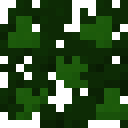
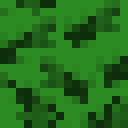
Layered file, before and after one edit (128x128). Changes by layer:
renamed "Layer #2" to "Layer #5", opacity 72% → 100%, blend normal → multiply, painted on it over bbox(0, 0, 128, 128)
removed layer "Layer #3" (was 17%) over bbox(24, 24, 120, 112)
removed layer "Layer copy #4" from group "Layer Group" over bbox(8, 16, 128, 120)
"Layer #1": opacity 24% → 100%, moved it into group "Layer Group", painted on it over bbox(0, 0, 128, 128)
added layer "Layer #13" in group "Layer Group" over bbox(0, 0, 40, 16)
added layer "Layer #12" in group "Layer Group" over bbox(16, 88, 72, 128)
added layer "Layer #11" in group "Layer Group" over bbox(80, 96, 128, 128)
added layer "Layer #10" in group "Layer Group" over bbox(96, 48, 128, 88)
added layer "Layer #9" in group "Layer Group" over bbox(64, 0, 120, 48)
added layer "Layer #8" in group "Layer Group" over bbox(0, 72, 32, 104)
added layer "Layer #7" in group "Layer Group" over bbox(40, 56, 96, 104)
added layer "Layer #6" in group "Layer Group" over bbox(0, 16, 56, 64)
showed "Layer", painted on it over bbox(0, 0, 128, 128)
removed layer "Layer copy" from group "Layer Group" over bbox(0, 8, 128, 128)
removed layer "Layer copy #2" from group "Layer Group" over bbox(0, 0, 128, 128)
removed layer "Layer copy #3" from group "Layer Group" over bbox(0, 0, 120, 128)
removed layer "Layer copy #1" from group "Layer Group" over bbox(0, 0, 128, 128)
